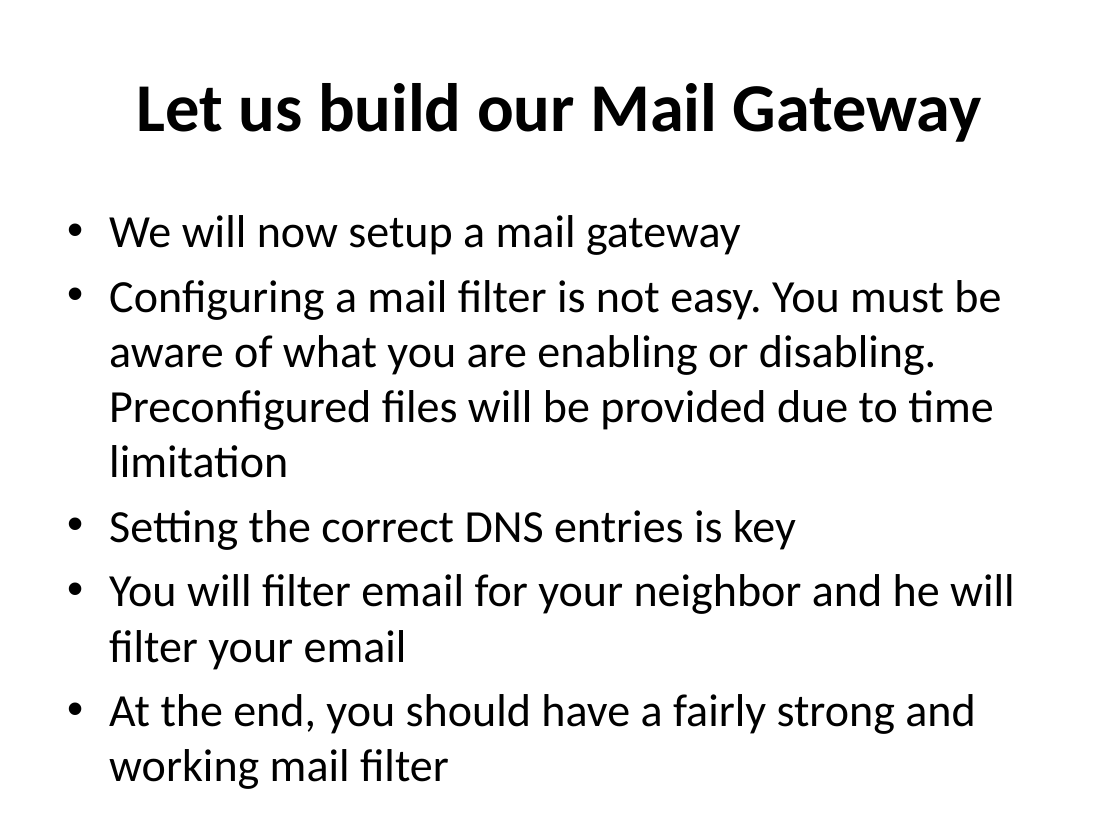
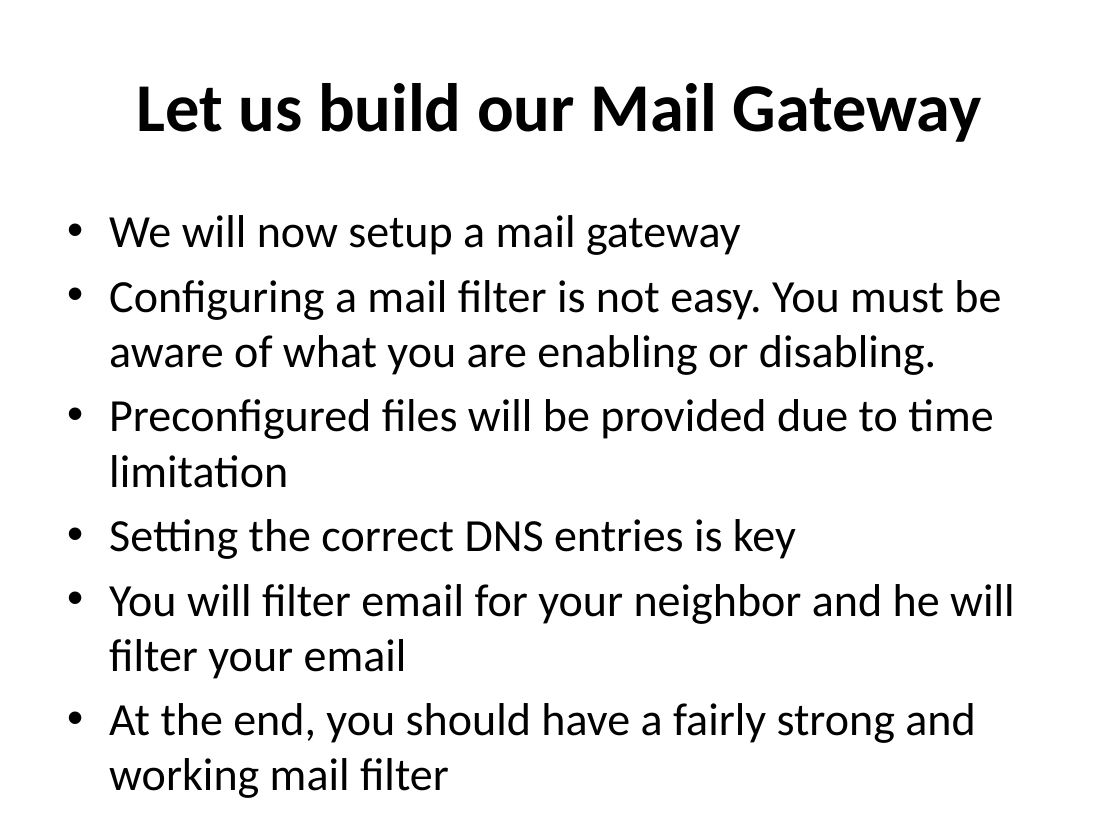
Before and after one commit to afnog/afnog.github.io, a slide deck: slide 45 of sse/postfix/postfix-mailgateway-debian.pptx (slide 41 before the commit). Drawn at 1120x840 pixels with LibreOffice and Linux fonts; fonts in the diff are those of the drawing. Boxes give left, top, right and bottom in pixels: in the first picture for what was removed or moved away, otherwise in the second. Text is boxed around its words. In the diff, an @@ line names an element or a change of style, - is before the commit and + after.

Commit message:
+ ‘sse/ansible/Ansible Presentation.pptx’ + ‘sse/ansible/Ansible_Presentation.pdf’ + ‘sse/ansible/Ansible_Presentation.pptx’ / ‘sse/apache/index.html’ / ‘sse/apache/presentation.md’ + ‘sse/apache/presentation.pdf’ / ‘sse/crypto/index.html’ + ‘sse/css/presentation.css’ / ‘sse/css/sse.css’ / ‘sse/exim/index.html’ / ‘sse/firewalls/index.html’ / ‘sse/firewalls/presentation.md’ / ‘sse/firewalls/presentation.pdf’ / ‘sse/index.html’ / ‘sse/intro/index.html’ / ‘sse/ldap/index.html’ / ‘sse/lsyncd.conf’ / ‘sse/pgp/pgp-presentation1.key’ / ‘sse/pgp/pgp-presentation1.pdf’ / ‘sse/pgp/pgp-presentation1.pptx’ + ‘sse/pgp/ssh-exercise1.txt’ + ‘sse/postfix/Postfix+MailScanner Schematic.docx’ / ‘sse/postfix/mailgateway-pt1.txt’ / ‘sse/postfix/mailgateway-pt2.pptx’ / ‘sse/postfix/mailgateway-pt3.txt’ / ‘sse/postfix/postfix-mailgateway-debian.ppt’ / ‘sse/postfix/postfix-mailgateway-debian.pptx’ / ‘sse/postfix/postfix_mailforward.txt’ / ‘sse/setup/kvm/index.html’ / ‘sse/setup/lxc/index.html’ / ‘sse/virtualization/ganeti-exercise.html’ / ‘sse/virtualization/index.html’

```diff
--- a/sse/postfix/postfix-mailgateway-debian.pptx
+++ b/sse/postfix/postfix-mailgateway-debian.pptx
@@ text at (109,280,1001,488): text changed @@
-• Configuring a mail filter is not easy. You must be aware of what you are enabling or disabling. Preconfigured files will be provided due to time limitation
+• Configuring a mail filter is not easy. You must be aware of what you are enabling or disabling.
+• Preconfigured files will be provided due to time limitation
```
Also in this commit, not shown: 10 other slides changed, 8 slides added, 3 slides removed, 30 other files.
